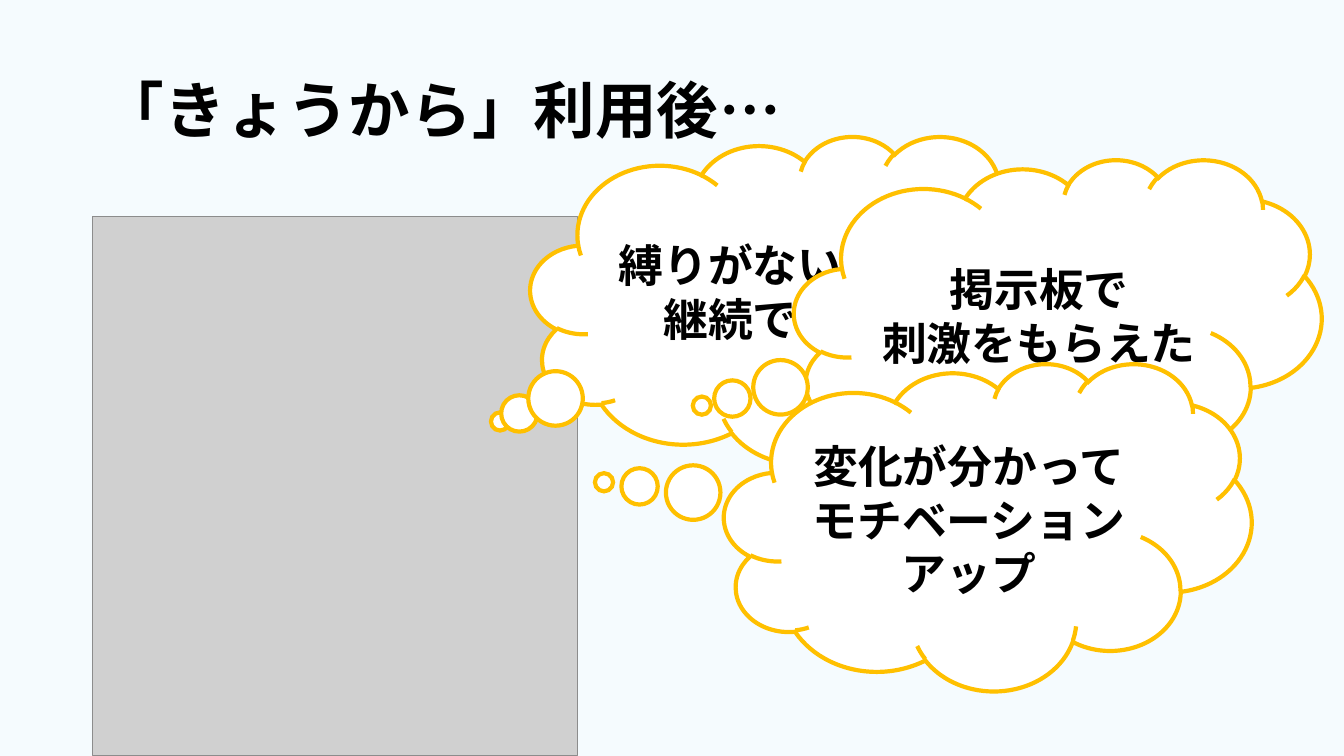
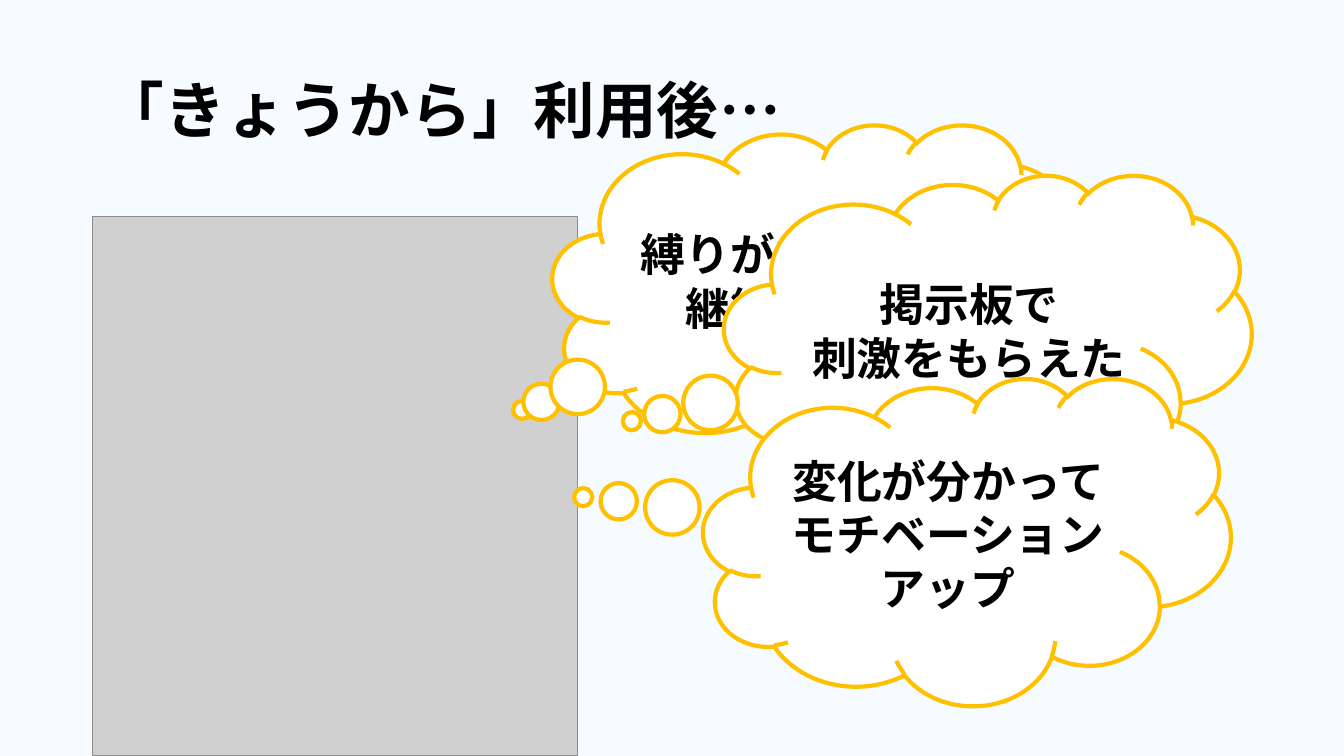
Before and after one commit to dojo2023/E-4, a slide deck: slide 17 of 共有用フォルダー/成果発表.pptx. Drawn at 1344x756 pixels with LibreOffice and Linux fonts; fonts in the diff are those of the drawing; grey boxes stand for pictures. Boxes give left, top, right and bottom in pixels: in the first picture for what was removed or moved away, otherwise in the second. Text is boxed around its words. In the diff, an @@ line names an element or a change of style, - is before the commit and + after.

```diff
--- a/共有用フォルダー/成果発表.pptx
+++ b/共有用フォルダー/成果発表.pptx
@@ thought cloud "縛りがないから継続できた": place and size @@
-thought cloud "縛りがないから継続できた" at bbox=[530, 136, 1058, 464]
+thought cloud "縛りがないから継続できた" at bbox=[553, 124, 1080, 452]
@@ thought cloud "掲示板で": place and size @@
-thought cloud "掲示板で" at bbox=[795, 159, 1322, 487]
+thought cloud "掲示板で" at bbox=[725, 174, 1252, 502]
@@ thought cloud "変化が分かって": place and size @@
-thought cloud "変化が分かって" at bbox=[725, 363, 1252, 691]
+thought cloud "変化が分かって" at bbox=[704, 378, 1231, 706]
```
Also in this commit, not shown: 7 other slides changed, 1 other file.
